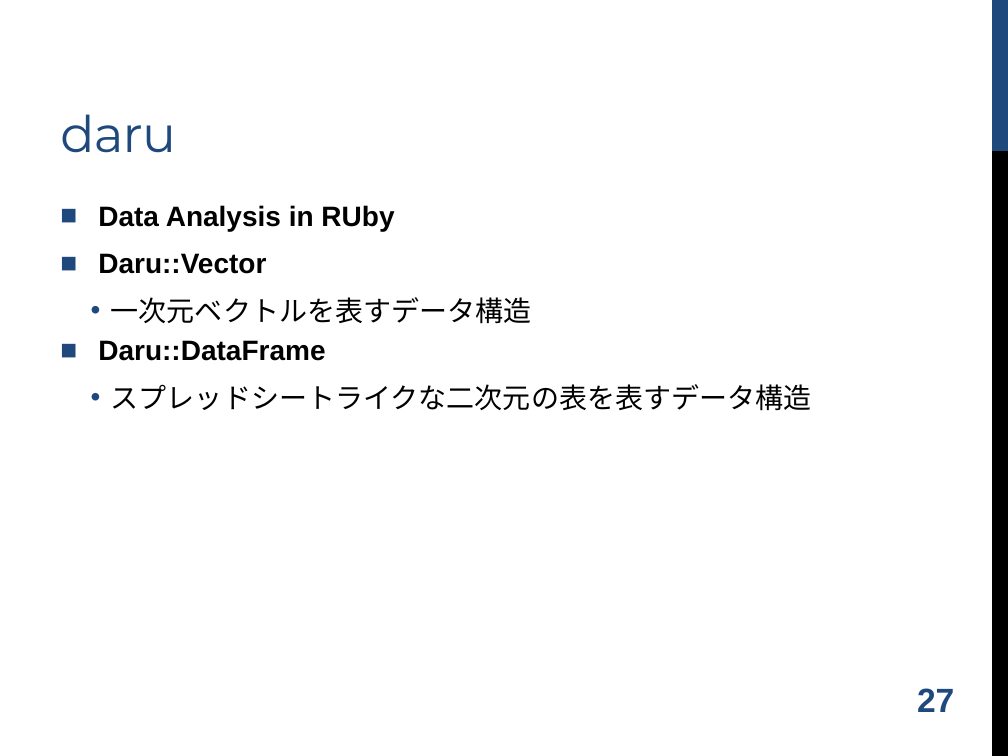
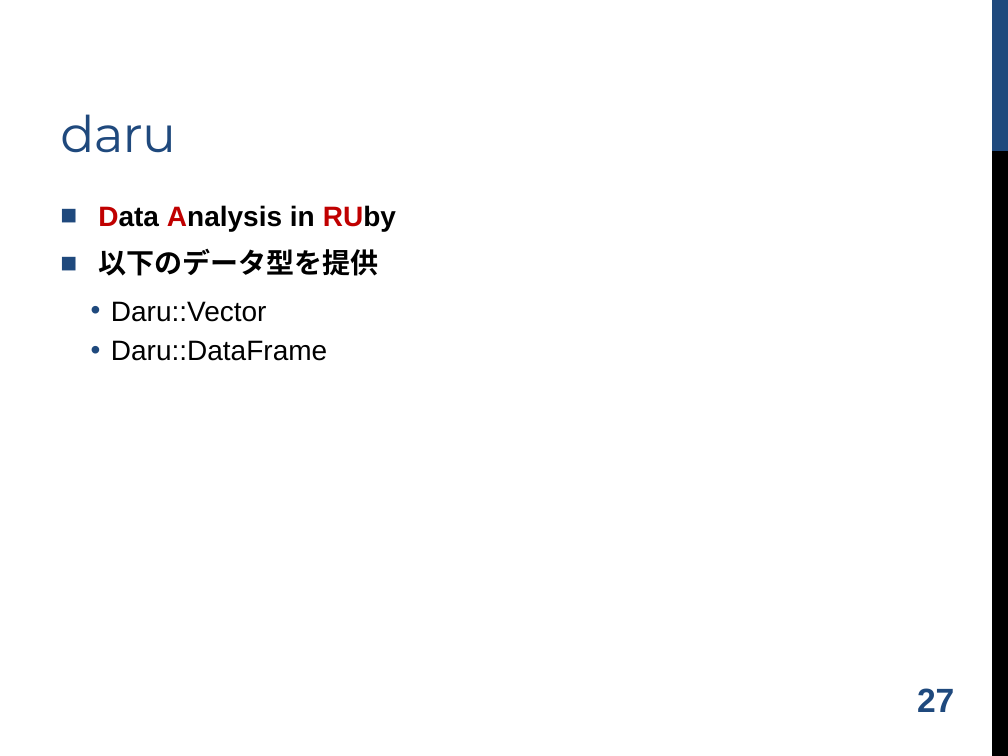
Before and after one commit to shugo/DCW2016, a slide deck: slide 28 of ruby_data_analysis.pptx. Drawn at 1008x756 pixels with LibreOffice and Linux fonts; fonts in the diff are those of the drawing; background and template pictures are left out. Boxes give left, top, right and bottom in pixels: in the first picture for what was removed or moved away, otherwise in the second. Text is boxed around its words. In the diff, an @@ line names an element or a change of style, - is before the commit and + after.

```diff
--- a/ruby_data_analysis.pptx
+++ b/ruby_data_analysis.pptx
@@ text at (98, 205, 396, 361): text colour #000000 to #C00000 in "Data Analysis RUby"; bold off in "Daru::Vector", "Daru::DataFrame"; bullet ■ to •; list level 1 to 2 in "Daru::Vector"; list level 1 to 2 in "Daru::DataFrame" @@
@@ text at (98, 249, 378, 276): paragraph added @@
+■ 以下のデータ型を提供
@@ text at (111, 297, 532, 324): paragraph removed @@
-  • 一次元ベクトルを表すデータ構造
@@ text at (111, 384, 812, 411): paragraph removed @@
-  • スプレッドシートライクな二次元の表を表すデータ構造
```
Also in this commit, not shown: 7 other slides changed, 2 other files.
